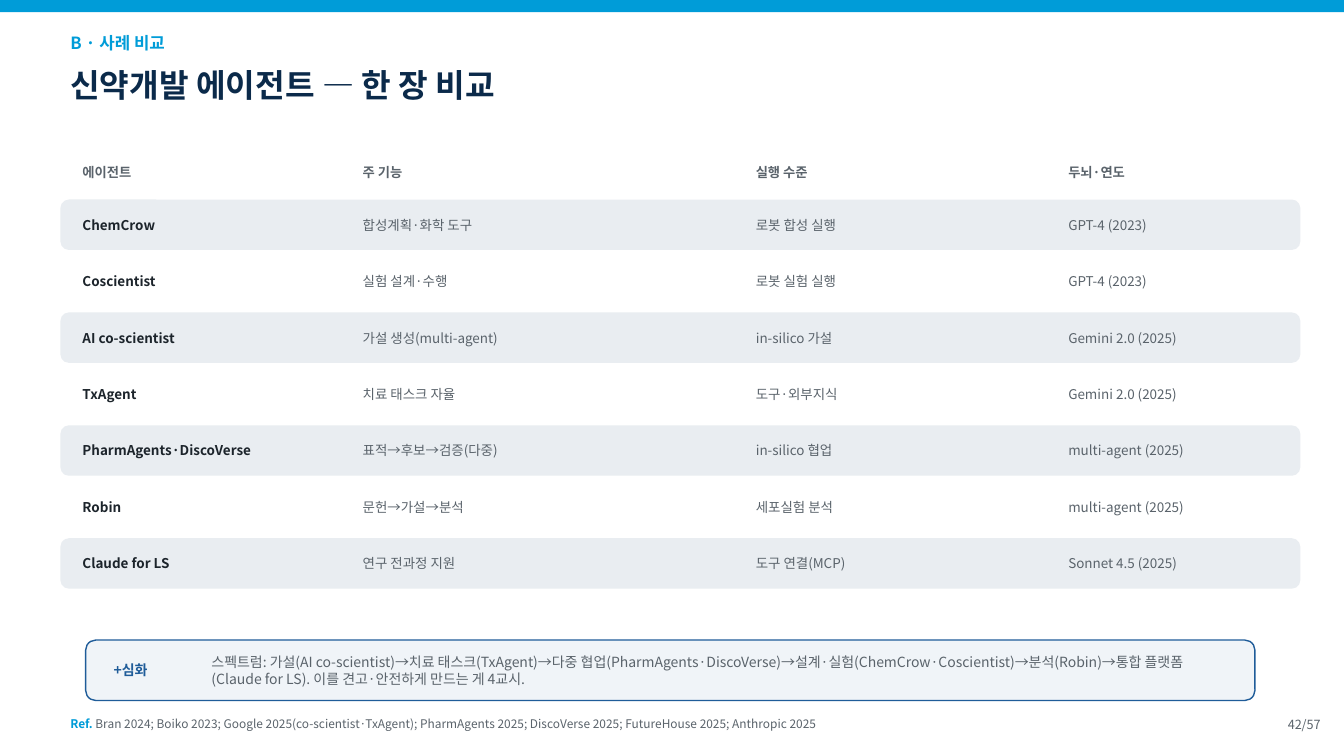
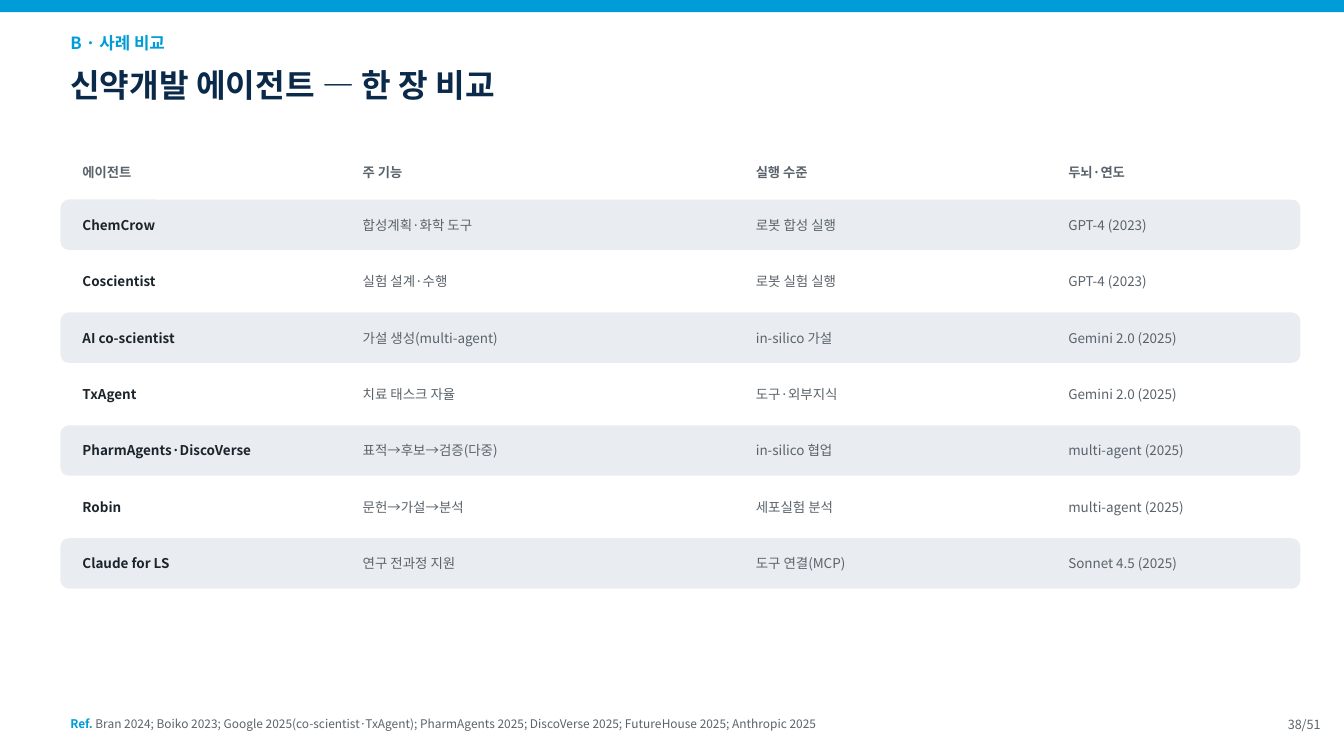
Before and after one commit to fourmodern/2025_aidrugdiscovery, a slide deck: slide 38 of 20260905/slides/0912_3교시.pptx (slide 42 before the commit). Drawn at 1344x756 pixels with LibreOffice and Linux fonts; fonts in the diff are those of the drawing. Boxes give left, top, right and bottom in pixels: in the first picture for what was removed or moved away, otherwise in the second. Text is boxed around its words. In the diff, an @@ line names an element or a change of style, - is before the commit and + after.

```diff
--- a/20260905/slides/0912_3교시.pptx
+++ b/20260905/slides/0912_3교시.pptx
@@ rounded rectangle removed at [86, 640, 1255, 701] @@
@@ text removed at [211, 655, 1184, 687] @@
-스펙트럼: 가설(AI co-scientist)→치료 태스크(TxAgent)→다중 협업(PharmAgents·DiscoVerse)→설계·실험(ChemCrow·Coscientist)→분석(Robin)→통합 플랫폼(Claude for LS). 이를 견고·안전하게 만드는 게 4교시.
@@ text removed at [114, 663, 148, 677] @@
-+심화
@@ text at [1288, 719, 1321, 731]: text changed @@
-42/57
+38/51
```
Also in this commit, not shown: 46 other slides changed, 6 slides removed, 15 other files.
